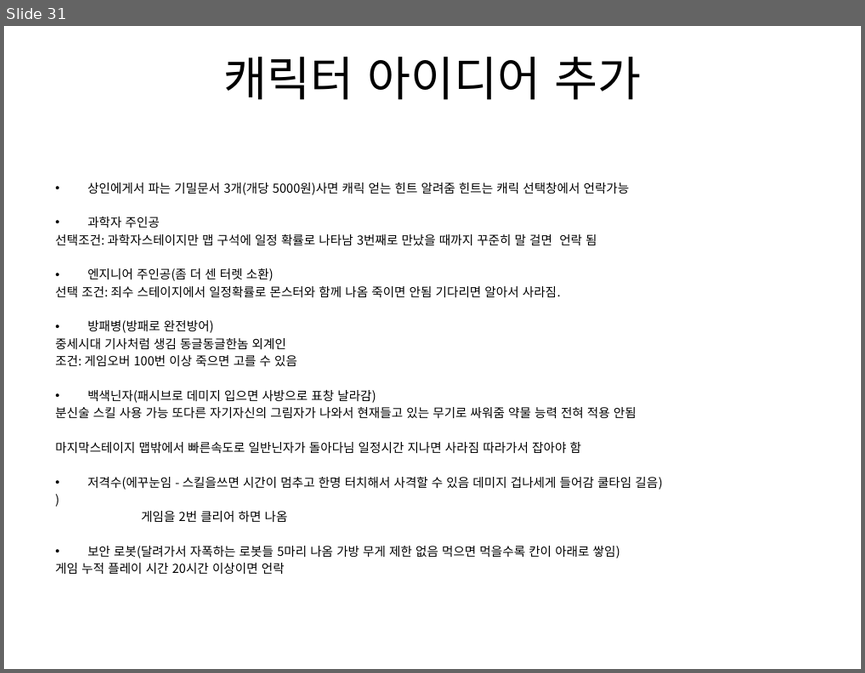
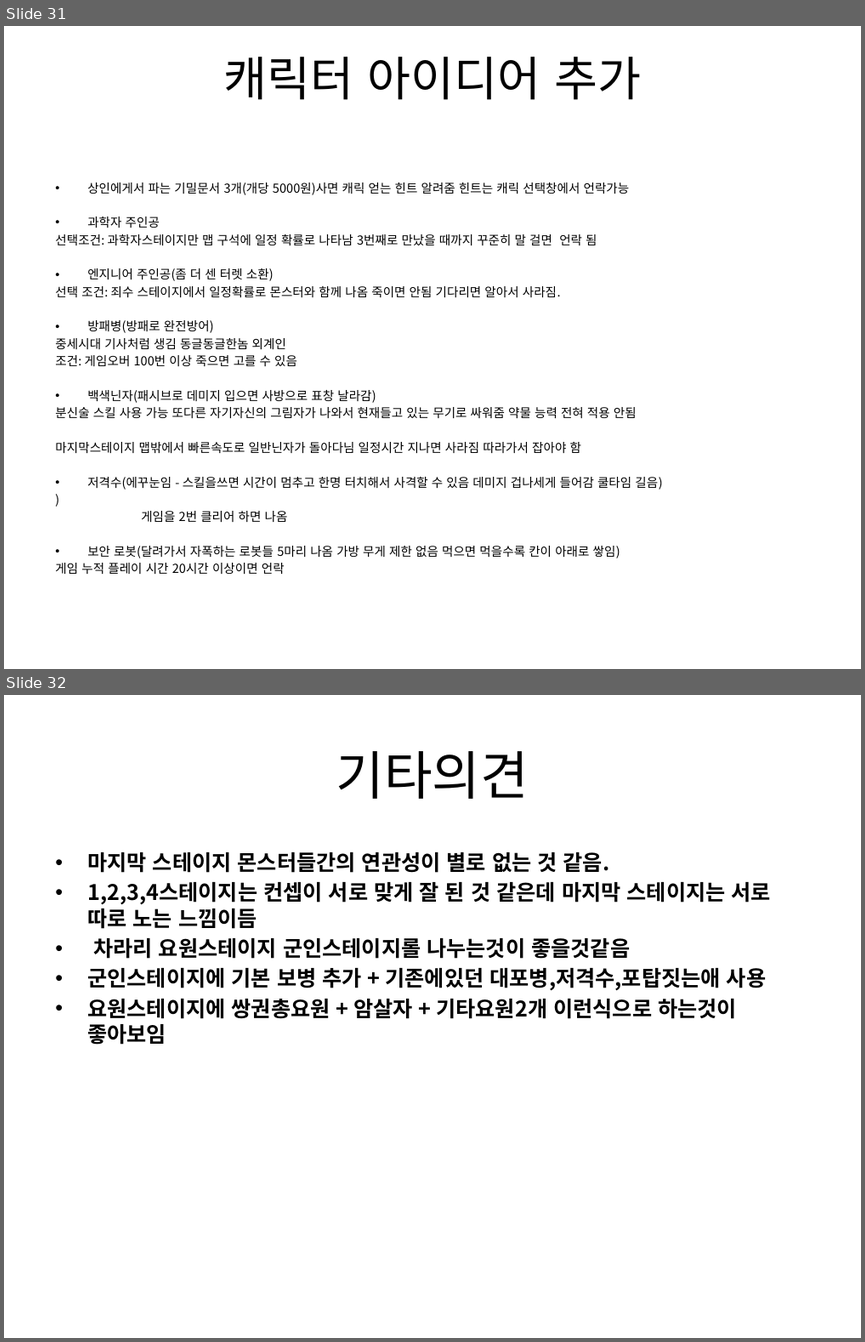
Before and after one commit to gkdlgndpdu/EscapeJail, a slide deck: EscapeJail/Assets/기획/스테이지1기획.pptx. Shown one above the other, each under a label of ours: slide 31 before the commit, slides 31 and 32 after it. The pictures are 865x673 and 865x1342 pixels, drawn with LibreOffice and Linux fonts; fonts in the diff are those of the drawing. Boxes give left, top, right and bottom in pixels: in the first picture for what was removed or moved away, otherwise in the second. Text is boxed around its words. In the diff, an @@ line names an element or a change of style, - is before the commit and + after.

Commit message:
last5 + 의견

```diff
--- a/EscapeJail/Assets/기획/스테이지1기획.pptx
+++ b/EscapeJail/Assets/기획/스테이지1기획.pptx
@@ slide 32 added at (x1=4, y1=695, x2=861, y2=1338), background #FFFFFF @@
@@ title added at (x1=336, y1=751, x2=529, y2=799), 44 pt, text #000000 @@
+기타의견
@@ text added at (x1=87, y1=852, x2=771, y2=1044), 18 pt, text #000000, bold @@
+• 마지막 스테이지 몬스터들간의 연관성이 별로 없는 것 같음.
+• 1,2,3,4스테이지는 컨셉이 서로 맞게 잘 된 것 같은데 마지막 스테이지는 서로 따로 노는 느낌이듬
+• 차라리 요원스테이지 군인스테이지롤 나누는것이 좋을것같음
+• 군인스테이지에 기본 보병 추가 + 기존에있던 대포병,저격수,포탑짓는애 사용
+• 요원스테이지에 쌍권총요원 + 암살자 + 기타요원2개 이런식으로 하는것이 좋아보임
```
Also in this commit, not shown: 18 other files.
